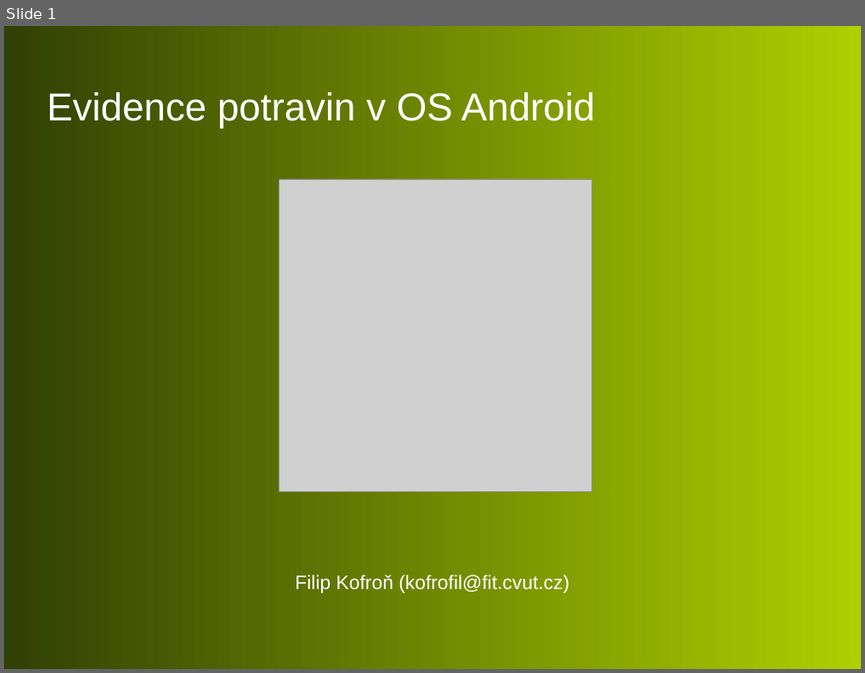
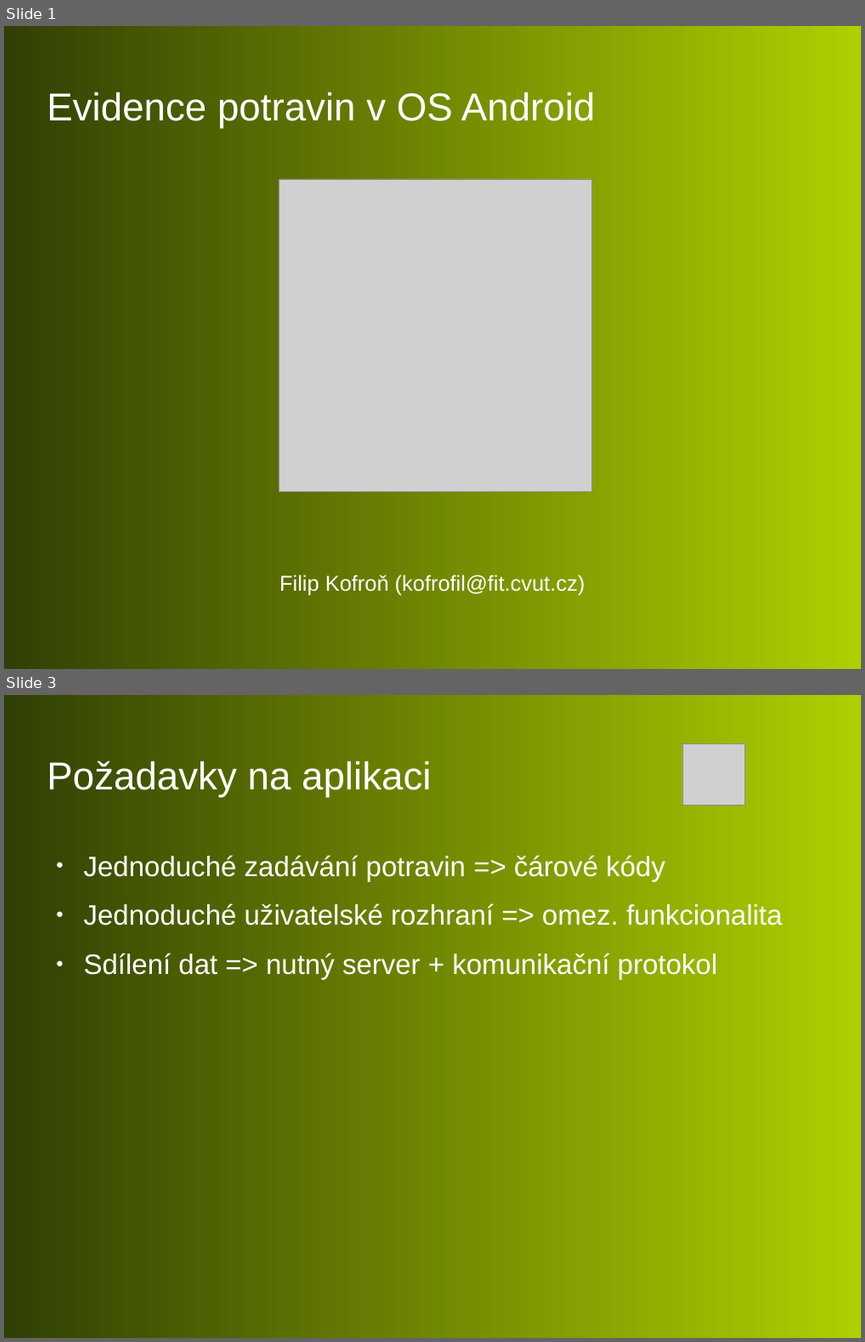
Before and after one commit to filipkofron/finals, a slide deck: obhajoba_filip_kofron.odp. Shown one above the other, each under a label of ours: slide 1 before the commit, slides 1 and 3 after it; the slides between them are not shown. The pictures are 865x673 and 865x1342 pixels, drawn with LibreOffice and Linux fonts; fonts in the diff are those of the drawing; grey boxes stand for pictures; background and template pictures are left out. Boxes give left, top, right and bottom in pixels: in the first picture for what was removed or moved away, otherwise in the second. Text is boxed around its words. In the diff, an @@ line names an element or a change of style, - is before the commit and + after.

```diff
--- a/obhajoba_filip_kofron.odp
+++ b/obhajoba_filip_kofron.odp
@@ slide 3 added at [4, 695, 861, 1338], background picture (left out) @@
@@ picture added at [683, 744, 745, 805] @@
@@ title added at [46, 760, 431, 798], 36 pt, text #FFFFFF @@
+Požadavky na aplikaci
@@ text added at [84, 855, 782, 979], 26 pt, text #FFFFFF @@
+● Jednoduché zadávání potravin => čárové kódy
+● Jednoduché uživatelské rozhraní => omez. funkcionalita
+● Sdílení dat => nutný server + komunikační protokol
@@ slide 1 changed as well @@
@@ text "Filip Kofroň (kofrofil@fit.cvut.cz)" at [279, 574, 585, 596]: size 18 to 20 pt @@
```
Also in this commit, not shown: 6 other slides added.
